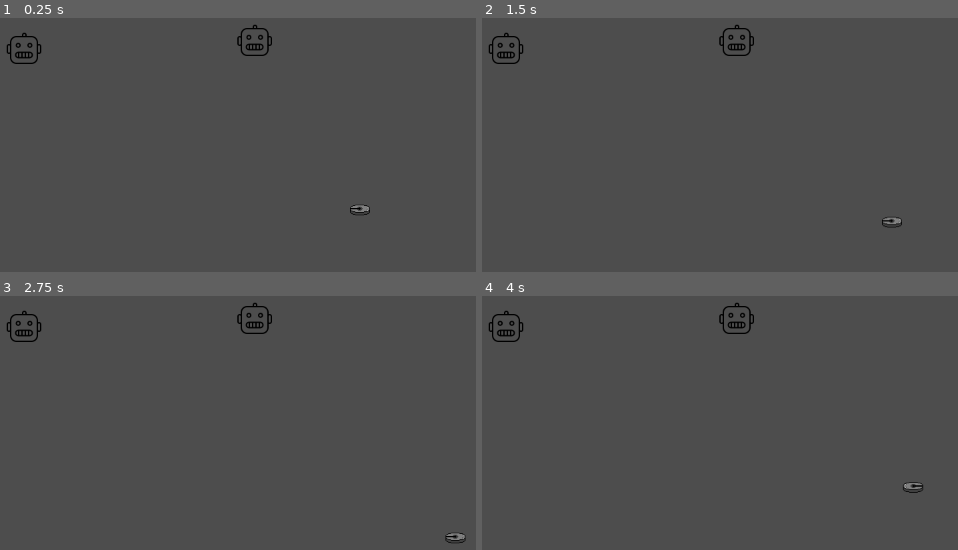
Above: before the commit, frames 1-4 (two rows, left to right).
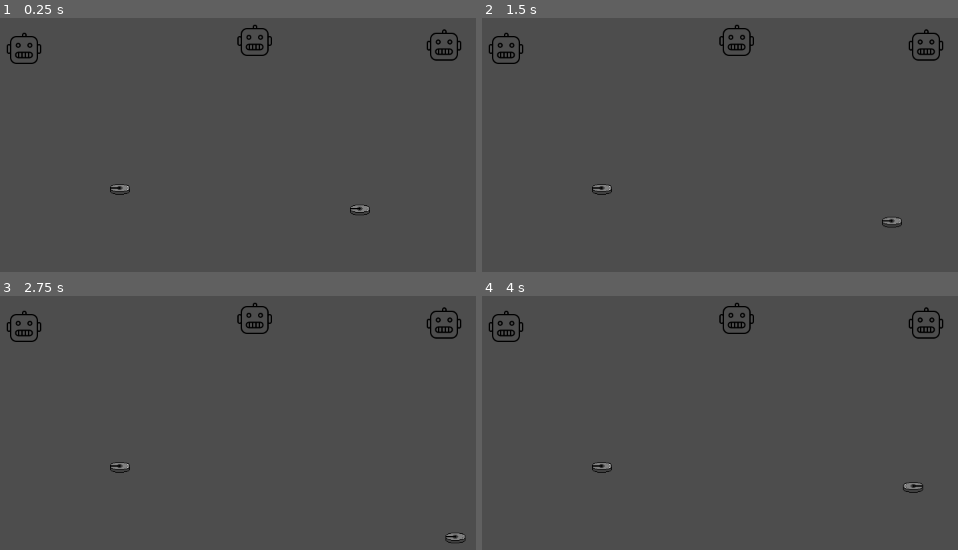
Above: after the commit, the same moments.

Repository: Black-Sheep-Studios/wire-hacking-robots
Game: Godot game, scene res://game.tscn
Same seed, same stepped clock (60 frames per second), same inputs: the game is played once before the commit and once after it.
Inputs (mouse positions are in pixels of both pictures, inside the frame that each line leads up to):
- Up to frame 1 (0.25 s): no input
- Up to frame 2 (1.5 s): tap Enter at 0.5 s; move the mouse to (outside the picture) at 0.52 s; hold D (move_right) 0.53-1.28 s; tap Space (primary_action) at 0.6, 1.35 s; move the mouse to (677, 200) at 1.27 s; hold S (move_down) from 1.28 s (still down)
- Up to frame 3 (2.75 s): move the mouse to (433, 369) at 2.02 s; release S (move_down) at 2.03 s; hold D (move_right) from 2.03 s (still down); tap Space (primary_action) at 2.1 s
- Up to frame 4 (4 s): tap Space (primary_action) at 2.75, 2.85, 3.6 s; move the mouse to (796, 537) at 2.77 s; release D (move_right) at 2.78 s; hold W (move_up) 2.78-3.53 s; move the mouse to (outside the picture) at 3.52 s; hold A (move_left) from 3.53 s (still down)

The runs differ from the first frame. In frame 1, 0.4% of the frame differs, in the area x 23-97%, y 4-70%; in frame 2, 0.4%; in frame 3, 0.4%; in frame 4, 0.4%.

Commit message:
WIP interactables and conditions

Diff:
--- a/game/hack_scene.gd
+++ b/game/hack_scene.gd
@@ -1,6 +1,10 @@
 class_name HackScene
 
 extends Scene
+
+signal hack_succeeded
+signal hack_failed
+signal hack_cancelled
 
 var _player_hack_controller: PlayerHackController
 
@@ -13,5 +17,20 @@
 	_player_hack_controller = Util.require_child(self, PlayerHackController)
 
 
+func _on_fail() -> void:
+	hack_failed.emit()
+	_scene_manager.pop_scene()
+
+
+func _on_success() -> void:
+	hack_succeeded.emit()
+	_scene_manager.pop_scene()
+
+
+func _on_cancel() -> void:
+	hack_cancelled.emit()
+	_scene_manager.pop_scene()
+
+
 func get_active_controller() -> PlayerController:
 	return _player_hack_controller
--- a/game/robot/robot_character.gd
+++ b/game/robot/robot_character.gd
@@ -18,9 +18,6 @@
 
 
 func _ready() -> void:
-	if not _stats:
-		push_error("RobotCharacter is missing stats! %s" % get_path())
-
 	aim_raycast.add_exception(self)
 
 
--- a/game/robot/robot_character.tscn
+++ b/game/robot/robot_character.tscn
@@ -52,4 +52,4 @@
 frame_progress = 0.0486101
 
 [node name="AimRaycast" type="RayCast2D" parent="."]
-target_position = Vector2(37, 0)
+target_position = Vector2(65, 0)
--- a/game/world/door.gd
+++ b/game/world/door.gd
@@ -11,8 +11,12 @@
 	var can_open: bool = interactor.can_do(RobotCharacter.Abilities.DOORS)
 
 	if can_open:
-		print("Door opened!")
-		is_open = not is_open
 		result.success = true
+		if is_open:
+			is_open = false
+			print("Door closed!")
+		else:
+			is_open = true
+			print("Door opened!")
 
 	return result
--- a/scenes/test/test_hack_scene.tscn
+++ b/scenes/test/test_hack_scene.tscn
@@ -1,6 +1,7 @@
-[gd_scene load_steps=2 format=3 uid="uid://du5i0mh3mkwuq"]
+[gd_scene load_steps=3 format=3 uid="uid://du5i0mh3mkwuq"]
 
 [ext_resource type="Script" path="res://game/hack_scene.gd" id="1_jk2s7"]
+[ext_resource type="Script" path="res://game/player/player_hack_controller.gd" id="2_qo8v3"]
 
 [node name="TestHackScene" type="Control"]
 layout_mode = 3
@@ -11,7 +12,10 @@
 grow_vertical = 2
 script = ExtResource("1_jk2s7")
 
-[node name="complete" type="Button" parent="."]
+[node name="PlayerHackController" type="Node" parent="."]
+script = ExtResource("2_qo8v3")
+
+[node name="succeed" type="Button" parent="."]
 layout_mode = 1
 anchors_preset = 8
 anchor_left = 0.5
@@ -24,7 +28,7 @@
 offset_bottom = -32.5
 grow_horizontal = 2
 grow_vertical = 2
-text = "Complete hack"
+text = "Succeed hack"
 
 [node name="fail" type="Button" parent="."]
 layout_mode = 1
@@ -55,3 +59,7 @@
 grow_horizontal = 2
 grow_vertical = 2
 text = "Cancel hack"
+
+[connection signal="button_down" from="succeed" to="." method="_on_success"]
+[connection signal="button_down" from="fail" to="." method="_on_fail"]
+[connection signal="button_down" from="cancel" to="." method="_on_cancel"]
--- a/scenes/test/test_overworld.tscn
+++ b/scenes/test/test_overworld.tscn
@@ -9,6 +9,7 @@
 [ext_resource type="Texture2D" uid="uid://b8hjnp51lroil" path="res://assets/graphics/temp_robot.svg" id="6_kndo3"]
 [ext_resource type="Script" path="res://game/world/hack.gd" id="8_dsylr"]
 [ext_resource type="PackedScene" uid="uid://du5i0mh3mkwuq" path="res://scenes/test/test_hack_scene.tscn" id="9_3afsu"]
+[ext_resource type="Script" path="res://game/world/interactable.gd" id="10_seo36"]
 
 [sub_resource type="Resource" id="Resource_1j45n"]
 script = ExtResource("4_fhs0o")
@@ -16,6 +17,13 @@
 
 [sub_resource type="CircleShape2D" id="CircleShape2D_7gysx"]
 radius = 24.0208
+
+[sub_resource type="Resource" id="Resource_sjfkt"]
+script = ExtResource("4_fhs0o")
+move_speed = 100
+
+[sub_resource type="CircleShape2D" id="CircleShape2D_e1d8f"]
+radius = 23.0217
 
 [node name="TestOverworld" type="Node2D"]
 script = ExtResource("1_eur80")
@@ -50,3 +58,21 @@
 
 [node name="CollisionShape2D" type="CollisionShape2D" parent="Hack"]
 shape = SubResource("CircleShape2D_7gysx")
+
+[node name="EnemyRobot" parent="." instance=ExtResource("2_c2yuc")]
+position = Vector2(249, 312)
+_stats = SubResource("Resource_sjfkt")
+
+[node name="AlertTrigger" type="Node" parent="EnemyRobot"]
+
+[node name="Hackable Door" type="StaticBody2D" parent="."]
+position = Vector2(735, 100)
+script = ExtResource("10_seo36")
+
+[node name="Sprite2D" type="Sprite2D" parent="Hackable Door"]
+texture = ExtResource("6_kndo3")
+
+[node name="CollisionShape2D" type="CollisionShape2D" parent="Hackable Door"]
+shape = SubResource("CircleShape2D_e1d8f")
+
+[node name="Hack" type="Node" parent="Hackable Door"]
Not shown: 1 places in scenes/test/test_overworld.tscn that only renumber resources
